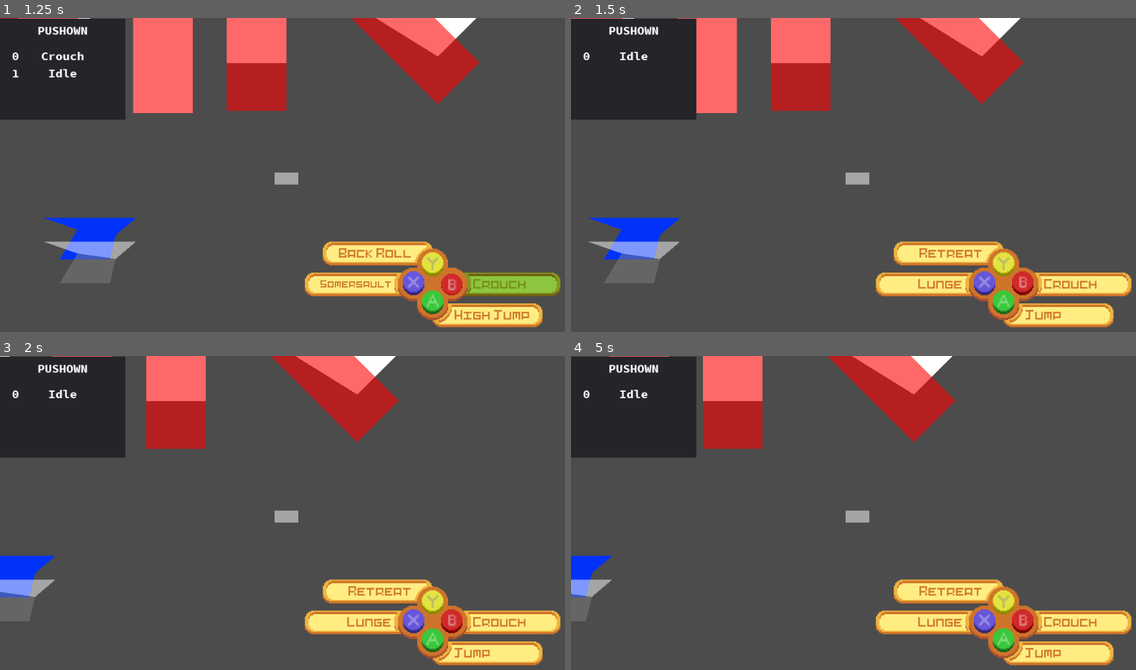
Above: before the commit, frames 1-4 (two rows, left to right).
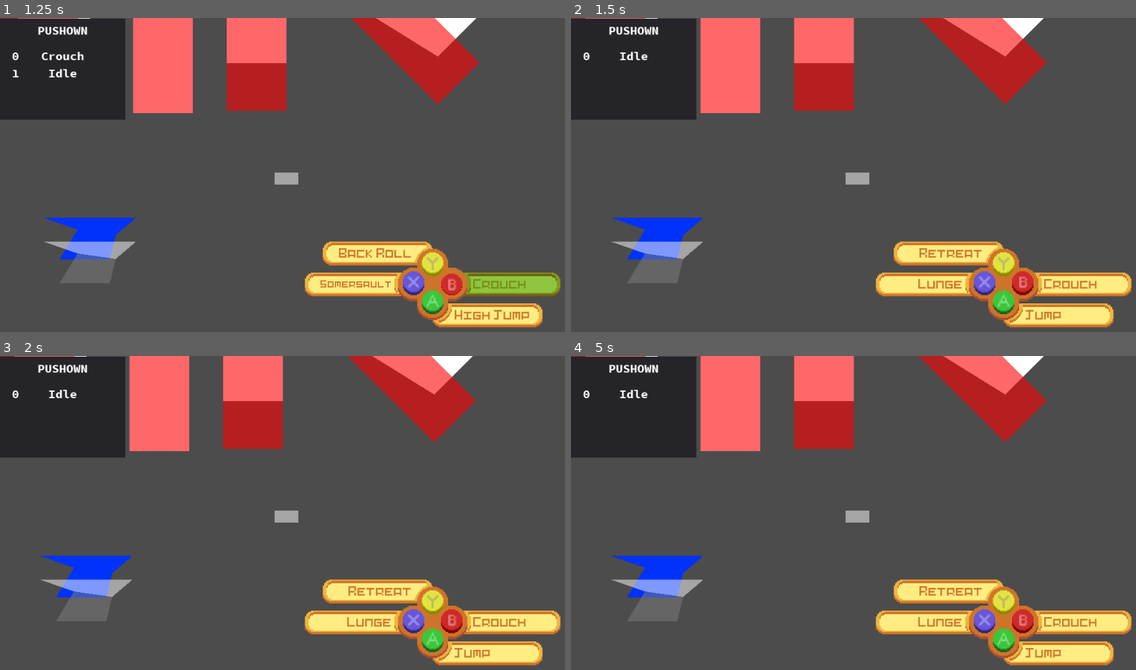
Above: after the commit, the same moments.

Repository: MTareqAzim/scratchpad
Game: Godot game, scene res://Scenes/World/World2.tscn
The game is run twice, just before and just after one commit, with the same random seed, the same clock (stepped at 60 frames per second) and the same inputs.
Inputs (mouse positions are in pixels of both pictures, inside the frame that each line leads up to):
- Up to frame 1 (1.25 s): tap Enter at 0.5 s; move the mouse to (412, 162) at 0.52 s; hold Right (ui_right) from 0.53 s (still down); hold L (ui_b) from 0.53 s (still down); click (412, 162) at 0.67 s
- Up to frame 2 (1.5 s): release Right (ui_right) at 1.25 s; release L (ui_b) at 1.25 s; drag from (740, 193) to (604, 18) at 1.27 s
- Up to frame 3 (2 s): no input
- Up to frame 4 (5 s): move the mouse to (915, 447) at 2.02 s; hold Right (ui_right) 2.03-2.75 s; hold L (ui_b) 2.03-2.75 s; drag from (830, 582) to (802, 359) at 2.77 s; move the mouse to (1028, 563) at 3.52 s; hold Left (ui_left) 3.53-4.25 s; hold L (ui_b) 3.53-4.25 s; drag from (684, 469) to (859, 500) at 4.27 s

Frame 1 is identical in both runs. In frame 2, 9.0% of the frame differs, in the area x 0-85%, y 0-85%; in frame 3, 16%; in frame 4, 14%.

Commit message:
Signals defer calls.

Diff:
--- a/Scenes/Input UI/base.gd
+++ b/Scenes/Input UI/base.gd
@@ -8,7 +8,7 @@
 func _on_StateMachine_state_changed(states_stack):
 	var new_state = states_stack[0]
 
-	a_text.state_changed(new_state)
-	b_text.state_changed(new_state)
-	x_text.state_changed(new_state)
-	y_text.state_changed(new_state)
+	a_text.call_deferred("state_changed", new_state)
+	b_text.call_deferred("state_changed", new_state)
+	x_text.call_deferred("state_changed", new_state)
+	y_text.call_deferred("state_changed", new_state)
--- a/Scenes/Player/Player.tscn
+++ b/Scenes/Player/Player.tscn
@@ -27,7 +27,7 @@
 radius = 28.0
 
 [sub_resource type="Curve" id=3]
-_data = [ Vector2( 0, 0 ), 0.0, 1.23948, 0, 1, Vector2( 0.806793, 1 ), 1.23948, 0.0, 1, 0 ]
+_data = [ Vector2( 0, 0 ), 0.0, 1.24795, 0, 1, Vector2( 0.801315, 1 ), 1.24795, 0.0, 1, 0 ]
 
 [sub_resource type="Curve" id=4]
 _data = [ Vector2( 0, 0 ), 0.0, 1.23948, 0, 1, Vector2( 0.806793, 1 ), 1.23948, 0.0, 1, 0 ]
@@ -143,6 +143,7 @@
 state_name = "crouch"
 push_down = true
 action_buffer_path = NodePath("../ActionBuffer")
+CROUCH_DELAY = 0.2
 
 [node name="HighJump" type="Node" parent="StateMachine/Crouch" index="0"]
 script = ExtResource( 15 )
@@ -175,7 +176,10 @@
 
 [node name="Timer" type="Timer" parent="StateMachine/Crouch/BackRoll" index="0"]
 
+[node name="Timer" type="Timer" parent="StateMachine/Crouch" index="3"]
+
 [node name="LookDirection" type="Position2D" parent="." index="4"]
+editor/display_folded = true
 script = ExtResource( 18 )
 
 [node name="RayCast2D" type="RayCast2D" parent="LookDirection" index="0"]
@@ -202,3 +206,4 @@
 [connection signal="timeout" from="StateMachine/Retreat/Timer" to="StateMachine/Retreat" method="_on_Timer_timeout"]
 [connection signal="timeout" from="StateMachine/Crouch/Somersault/Timer" to="StateMachine/Crouch/Somersault" method="_on_Timer_timeout"]
 [connection signal="timeout" from="StateMachine/Crouch/BackRoll/Timer" to="StateMachine/Crouch/BackRoll" method="_on_Timer_timeout"]
+[connection signal="timeout" from="StateMachine/Crouch/Timer" to="StateMachine/Crouch" method="_on_Timer_timeout"]
--- a/Scenes/Player/States/Motion/Crouch/crouch.gd
+++ b/Scenes/Player/States/Motion/Crouch/crouch.gd
@@ -1,10 +1,16 @@
 extends "../motion.gd"
 
+export (float) var CROUCH_DELAY := 0.1
 export (int) var MAX_SPEED := 200
 export (int) var CROUCH_HEIGHT := 50
 
+onready var _timer = $Timer
+
 var _prev_height : int
 var was_grounded : bool
+
+func _ready():
+	_timer.set_one_shot(true)
 
 func enter() -> void:
 	_prev_height = owner.get_height()
@@ -18,8 +24,13 @@
 
 
 func handle_input(event: InputEvent) -> void:
+	if event.is_action_pressed("ui_b"):
+		if not _timer.is_stopped():
+			_timer.stop()
+		get_tree().set_input_as_handled()
+
 	if event.is_action_released("ui_b"):
-		emit_signal("finished", "previous")
+		_timer.start(CROUCH_DELAY)
 		get_tree().set_input_as_handled()
 
 	if was_grounded and event.is_action_pressed("ui_a"):
@@ -40,7 +51,8 @@
 
 func update(delta: float) -> void:
 	if not Input.is_action_pressed("ui_b"):
-		emit_signal("finished", "previous")
+		if _timer.is_stopped():
+			_timer.start(CROUCH_DELAY)
 
 	if not owner.is_grounded() and owner.get_velocity().z > 0:
 		emit_signal("finished", "previous")
@@ -53,8 +65,15 @@
 
 
 func exit():
+	if not _timer.is_stopped():
+		_timer.stop()
+
 	if was_grounded:
 		action_buffer.add_event("was_grounded")
 
 	owner.set_height(_prev_height)
 	.exit()
+
+
+func _on_Timer_timeout():
+	call_deferred("emit_signal", "finished", "previous")
--- a/Scenes/Player/States/Motion/Dash/dash.gd
+++ b/Scenes/Player/States/Motion/Dash/dash.gd
@@ -5,6 +5,7 @@
 export (float) var DASH_DURATION := 0.5
 
 onready var _timer = $Timer
+
 var _direction : Vector2
 var _enter_velocity : Vector3
 var _prev_distance : float
@@ -19,8 +20,7 @@
 		_direction = owner.get_look_direction()
 
 	_prev_distance = 0.0
-	_timer.set_wait_time(DASH_DURATION)
-	_timer.start()
+	_timer.start(DASH_DURATION)
 	owner.STEP_HEIGHT_LIMIT = 20
 	.enter()
 
@@ -55,4 +55,4 @@
 
 
 func _on_Timer_timeout():
-	emit_signal("finished", "previous")
+	call_deferred("emit_signal", "finished", "previous")
--- a/Utils/Physics Bodies/StaticWall2P5D.tscn
+++ b/Utils/Physics Bodies/StaticWall2P5D.tscn
@@ -19,11 +19,11 @@
 color = Color( 0, 0.2, 0.988235, 1 )
 polygon = PoolVector2Array( -10, -10, 10, -10, 10, 10, -10, 10 )
 
+[node name="VolumeShape" type="CollisionPolygon2D" parent="."]
+polygon = PoolVector2Array( -10, -10, 10, -10, 10, 10, -10, 10 )
+
 [node name="BaseShape" type="Polygon2D" parent="."]
 polygon = PoolVector2Array( -10, -10, 10, -10, 10, 10, -10, 10 )
 polygons = [ PoolVector2Array( -10, -10, 10, -10, 10, 10, -10, 10 ) ]
 script = ExtResource( 2 )
-
-[node name="VolumeShape" type="CollisionPolygon2D" parent="."]
-polygon = PoolVector2Array( -10, -10, 10, -10, 10, 10, -10, 10 )
 [connection signal="polygon_changed" from="BaseShape" to="." method="_on_CompositePolygon2D_polygon_changed"]
--- a/Utils/Physics Bodies/static_wall_2p5d.gd
+++ b/Utils/Physics Bodies/static_wall_2p5d.gd
@@ -88,5 +88,5 @@
 
 func _on_CompositePolygon2D_polygon_changed():
 	if Engine.is_editor_hint():
-		_update_volume()
-		_update_top()
+		call_deferred("_update_volume")
+		call_deferred("_update_top")
